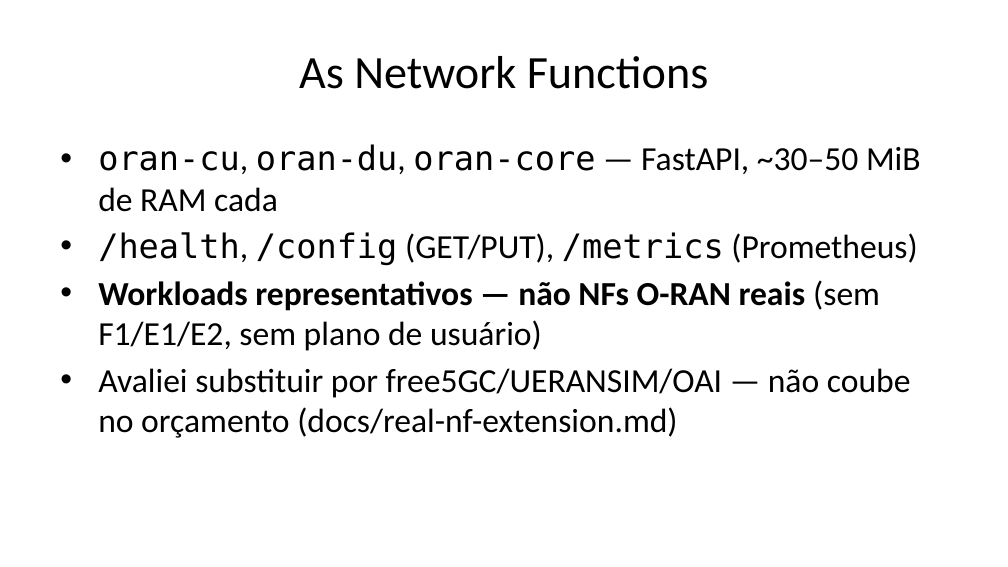
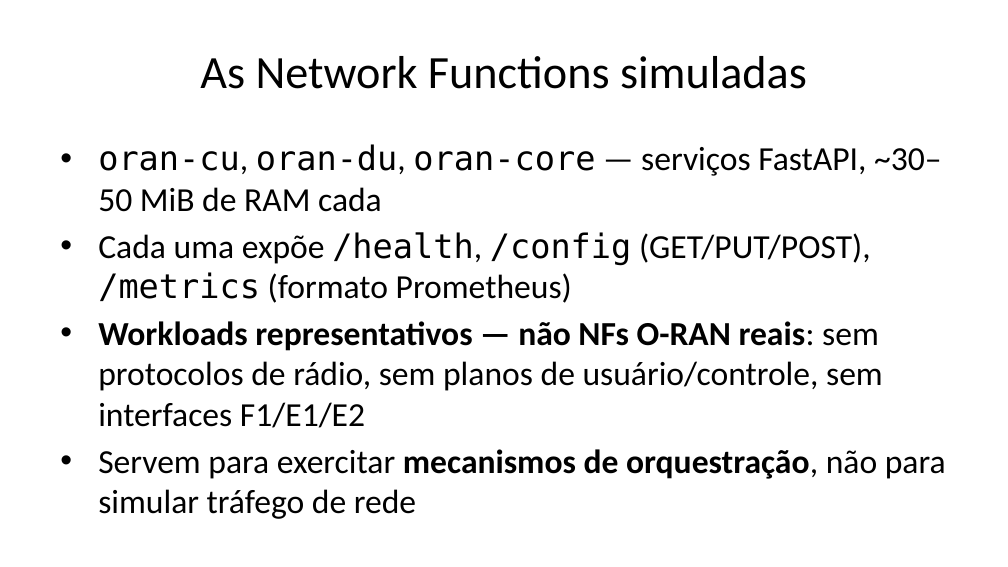
Before and after one commit to DiegoAbreuSWB/OpenRANCESARSMO, a slide deck: slide 8 of presentation/Parte2-Apresentacao-SMO-Nephio.pptx (slide 4 before the commit). Drawn at 1008x567 pixels with LibreOffice and Linux fonts; fonts in the diff are those of the drawing. Boxes give left, top, right and bottom in pixels: in the first picture for what was removed or moved away, otherwise in the second. Text is boxed around its words. In the diff, an @@ line names an element or a change of style, - is before the commit and + after.

Commit message:
docs: apresentação Parte 2 bem mais detalhada (15 -> 29 slides)
Pedido do usuário: mais detalhe, explicar o que foi feito/implementado/deixado de
fora, os experimentos individualmente, e o porquê de cada decisão.

- Cada um dos 6 experimentos originais ganha seu próprio slide (antes agrupados
  2-a-2), com comando, resultado real e o que prova.
- Novos slides de contexto/racional: objetivo da Parte 2, recap da tese da Parte 1,
  por que essas escolhas de ambiente, por que NFs simuladas (com a avaliação real
  de free5GC/UERANSIM/OAI que foi descartada), por que as 4 melhorias pós-entrega
  (a conversa real sobre O1/O2/A1/xApp/rApp que motivou o trabalho extra).
- Dois slides-resumo novos: "o que ficou de fora na entrega original" e "o que foi
  implementado x o que ficou de fora" (visão geral final).
- Reaproveita diagramas conceituais já existentes (nephio-arch, provisioning-flow)
  para as explicações de "como funciona" antes de cada bloco de experimentos.
- 29 slides, 10 imagens, notas de apresentador em todos.

```diff
--- a/presentation/Parte2-Apresentacao-SMO-Nephio.pptx
+++ b/presentation/Parte2-Apresentacao-SMO-Nephio.pptx
@@ title at [200,56,807,89]: text changed @@
-As Network Functions
+As Network Functions simuladas
@@ text at [98,144,946,519]: text changed @@
-• oran-cu, oran-du, oran-core — FastAPI, ~30–50 MiB de RAM cada
-• /health, /config (GET/PUT), /metrics (Prometheus)
-• Workloads representativos — não NFs O-RAN reais (sem F1/E1/E2, sem plano de usuário)
-• Avaliei substituir por free5GC/UERANSIM/OAI — não coube no orçamento (docs/real-nf-extension.md)
+• oran-cu, oran-du, oran-core — serviços FastAPI, ~30–50 MiB de RAM cada
+• Cada uma expõe /health, /config (GET/PUT/POST), /metrics (formato Prometheus)
+• Workloads representativos — não NFs O-RAN reais: sem protocolos de rádio, sem planos de usuário/controle, sem interfaces F1/E1/E2
+• Servem para exercitar mecanismos de orquestração, não para simular tráfego de rede
```
Also in this commit, not shown: 13 other slides changed, 15 slides added, 1 slide removed, 2 other files.
